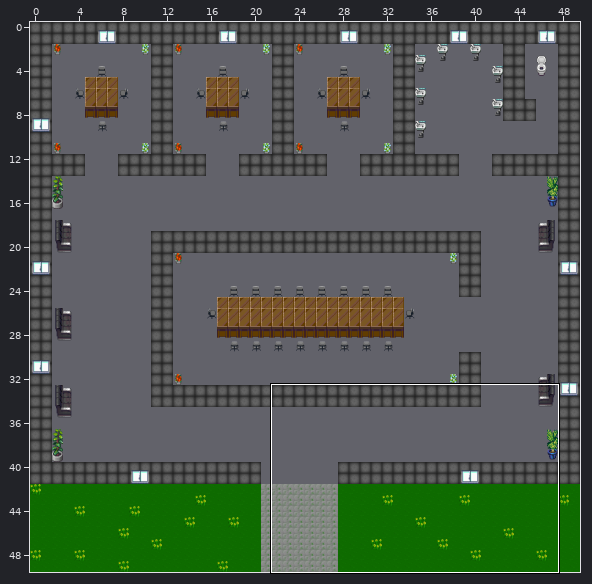
A Tiled map gets an edit: map.tmx. Above, an overview of the earlier version with the close-up marked.
Close-up. As it was:
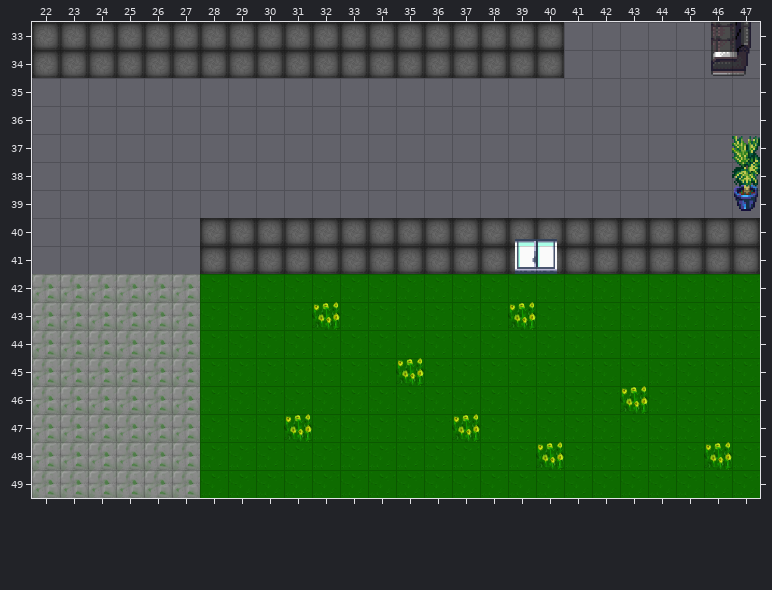
Cells are 32x32 px. Shown: x 22..47, y 33..49. The commit also changed other parts of the map, which this record leaves out.
And afterwards:
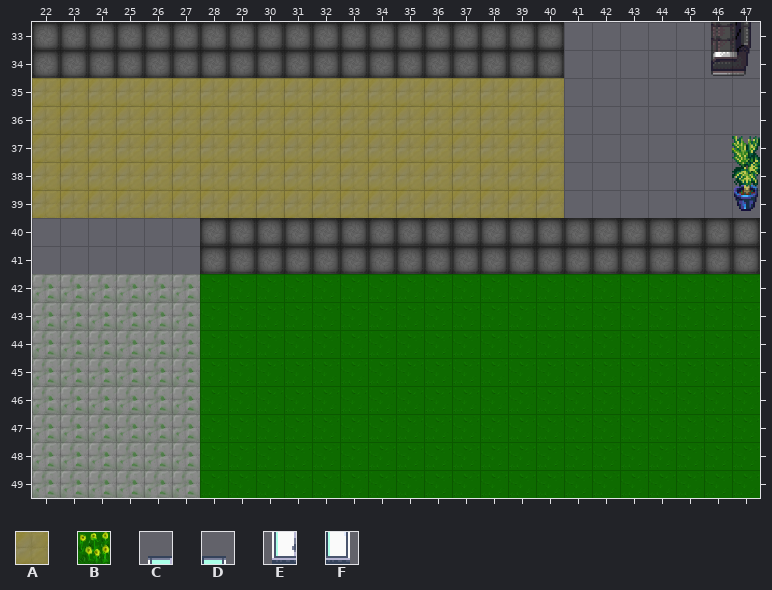
Key: from "floortileset": A 24, B 61; from "tilesets_deviant_milkian_1": C 14, D 15, E 30, F 31.
_ is an empty cell, . an unchanged one.
The edit:
--- layer "top"
@@ x 22..40 @@
-35 ___________________
-36 ___________________
-37 ___________________
-38 ___________________
-39 ___________________
-40 .................CD
-41 .................EF
+35 AAAAAAAAAAAAAAAAAAA
+36 AAAAAAAAAAAAAAAAAAA
+37 AAAAAAAAAAAAAAAAAAA
+38 AAAAAAAAAAAAAAAAAAA
+39 AAAAAAAAAAAAAAAAAAA
+40 .................__
+41 .................__
@@ x 32..39 @@
-43 B......B
+43 _......_
@@ x 31..46 @@
-45 ....B...........
-46 ............B...
-47 B.....B.........
-48 .........B.....B
+45 ...._...........
+46 ............_...
+47 _....._.........
+48 ........._....._
